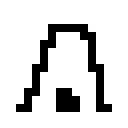
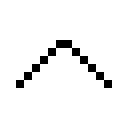
Comparing the layer stacks of the two 128×128 images. Changes:
added layer "Mountain" above "Sea" over [16, 40, 112, 88]
hid "Cave" over [16, 24, 112, 112]
